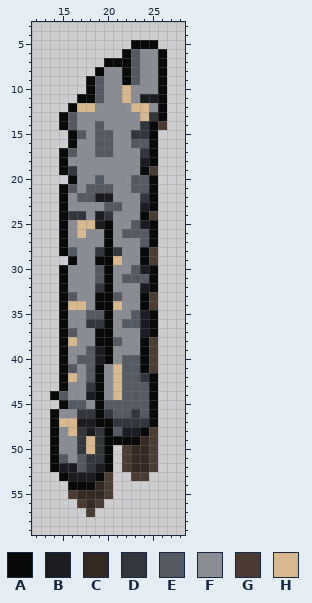
A pixel-art file gets an edit: projects/006_delve/art/deco_chains_right.aseprite. Above, as it was before the edit.
32x64 pixels, 1 frame. Colours within 5 levels of each other are drawn and written as one. Shown: x 12..28, y 3..59.
Palette (. is transparent): A #070a08  B #1a1c21  C #352a23  D #33363d  E #555962  F #8a8d94  G #4a3c32  H #d8b88e
New version:
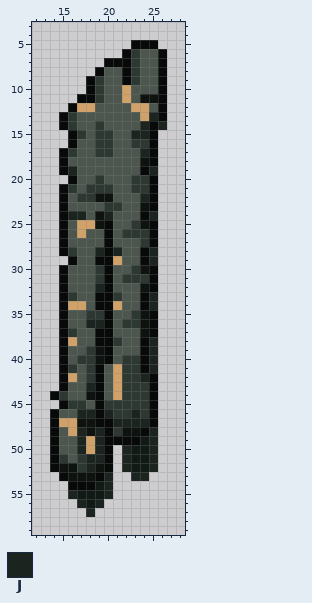
Colours new in this view: J #1c2420
Change:
colour B: #1a1c21 -> #0e1310
colour C: #352a23 -> #121a16
colour E: #555962 -> #2e3832
colour F: #8a8d94 -> #4c564f
colour H: #d8b88e -> #d0a26a
Layers "objeto", "sombra":
y 13: x 25 D -> J
y 14: x 24 D -> J; x 26 G -> J
y 15: x 23..24 DD -> JJ
y 17: x 24 D -> J
y 19: x 16 D -> J; x 25 G -> J
y 22: x 24 D -> J
y 24: x 16..17 DD -> JJ; x 20 D -> J; x 25 G -> J
y 28: x 19 D -> J; x 21 D -> J; x 25 G -> J
y 29: x 25 G -> J
y 32: x 19 D -> J
y 33..34: x 25 G -> J
y 36: x 18..19 DD -> JJ
y 38..41: x 25 G -> J
y 42: x 24 D -> J
y 43: x 18 D -> J
y 46: x 17..18 DD -> JJ; x 20 D -> J; x 23 D -> J
y 47: x 21..24 DDDD -> JJJJ
y 48..49: x 17 D -> J; x 19 D -> J; x 25 G -> J
y 50: x 17 D -> J; x 19 D -> J; x 22 G -> J; x 25 G -> J
y 51: x 18..19 DD -> JJ; x 22 G -> J; x 25 G -> J
y 52: x 18 D -> J; x 22 G -> J; x 25 G -> J
y 53: x 20 G -> J; x 23..24 GG -> JJ
y 54: x 20 G -> J
y 55: x 16 G -> J; x 20 G -> J
y 56: x 17 G -> J; x 19 G -> J
y 57: x 18 G -> J
